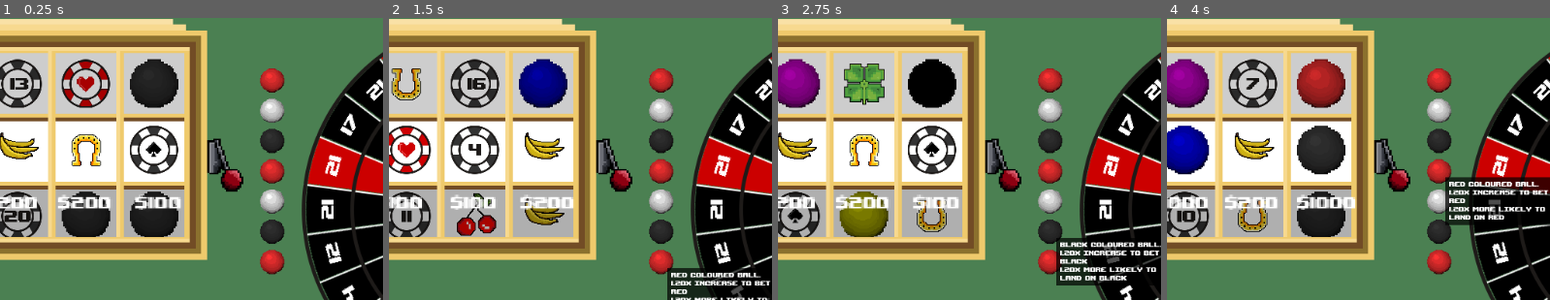
Above: before the commit, frames 1-4 (left to right).
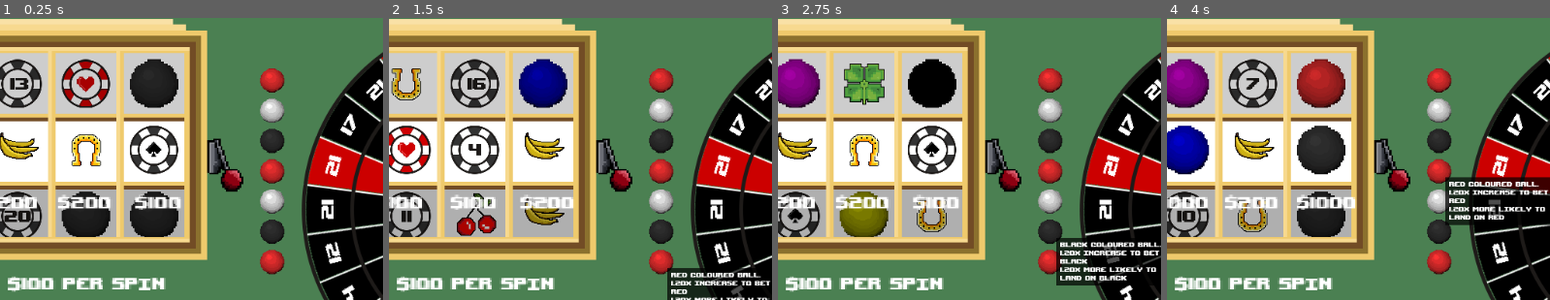
Above: after the commit, the same moments.

Repository: RossRKK/gmtk-game-jam-2025
Game: Godot game, scene res://scenes/roulette_scene.tscn
Two runs of this game, one before a commit and one after it. Both use one fixed random seed, a clock stepped at 60 frames per second and the inputs below. Sound files missing from this copy of the repository are replaced by a short silence.
Inputs (mouse positions are % of the whole screen's width and height, from its top left):
- Up to frame 1 (0.25 s): no input
- Up to frame 2 (1.5 s): click (35, 23) at 0.5 s; click (41, 45) at 1.27 s
- Up to frame 3 (2.75 s): click (41, 40) at 2.02 s
- Up to frame 4 (4 s): click (41, 34) at 2.77 s; click (41, 29) at 3.52 s
The pictures show only the part of the screen within x 5-55%, y 2-52%; the shares and areas given below are measured in that part.

The runs differ from the first frame. In frame 1, 1.4% of the frame differs, in the area x 2-44%, y 91-98%; in frame 2, 1.4%; in frame 3, 1.4%; in frame 4, 1.4%.

Commit message:
Add label indicating spin cost

Diff:
--- a/scenes/slot_machine.tscn
+++ b/scenes/slot_machine.tscn
@@ -115,6 +115,16 @@
 texture_hover = ExtResource("6_pputl")
 texture_disabled = ExtResource("6_pputl")
 
+[node name="SpinCostLabel" type="RichTextLabel" parent="."]
+offset_left = -62.0
+offset_top = 67.0
+offset_right = 64.0
+offset_bottom = 85.0
+theme = ExtResource("4_2e0ow")
+text = "$$$$ per Spin"
+horizontal_alignment = 1
+vertical_alignment = 1
+
 [node name="SpinTimer" type="Timer" parent="."]
 wait_time = 3.0
 one_shot = true
--- /dev/null
+++ b/scenes/spin_cost_label.gd
@@ -0,0 +1,9 @@
+extends RichTextLabel
+
+
+# Called when the node enters the scene tree for the first time.
+func _ready() -> void:
+	Game.get_instance().event_bus.spin_complete.connect(update_label)
+
+
+func update_label() -> void:
--- a/scripts/game.gd
+++ b/scripts/game.gd
@@ -18,7 +18,6 @@
 var roulette_wheel: RouletteWheel
 
 var tool_tip: ToolTip
-
 func _init() -> void:
 	event_bus.spin_start.connect(spin_started)
 
--- a/scripts/slot_machine.gd
+++ b/scripts/slot_machine.gd
@@ -10,7 +10,12 @@
 	return spin_base_cost * game.level() ** 2
 
 func _ready() -> void:
+	game.event_bus.spin_complete.connect(update_cost_label)
+	update_cost_label()
 	start_spin()
+
+func update_cost_label() -> void:
+	$SpinCostLabel.text = "$%d per Spin" % get_spin_cost()
 
 func enter_coin():
 	$Arm.disabled = true
Not shown, added: scenes/spin_cost_label.gd.uid
